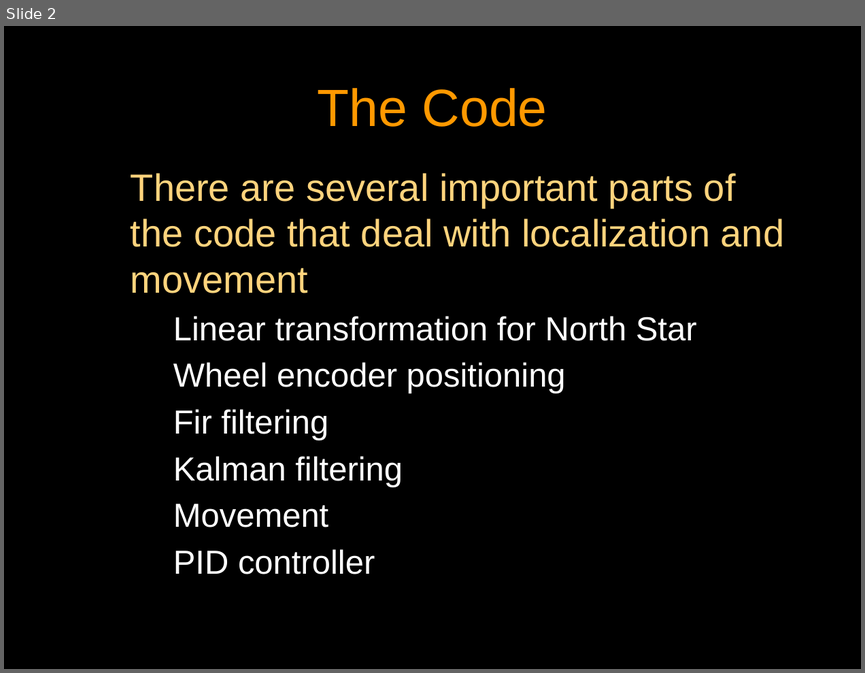
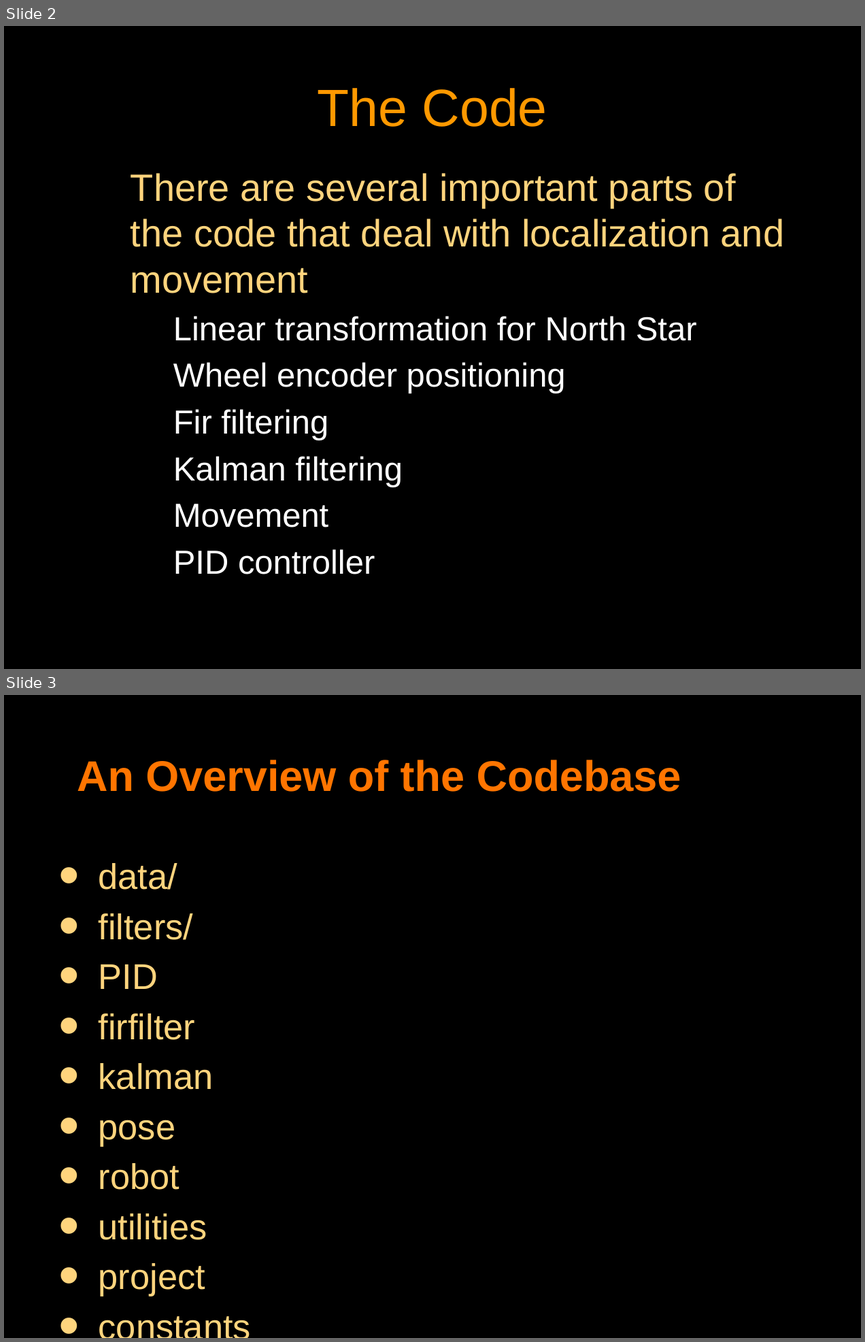
Before and after one commit to griffy/CS1567, a slide deck: project1/presentation/TEAMSUPERAWESOMECOOLKIDS.pptx. Shown one above the other, each under a label of ours: slide 2 before the commit, slides 2 and 3 after it. The pictures are 865x673 and 865x1342 pixels, drawn with LibreOffice and Linux fonts; fonts in the diff are those of the drawing. Boxes give left, top, right and bottom in pixels: in the first picture for what was removed or moved away, otherwise in the second. Text is boxed around its words. In the diff, an @@ line names an element or a change of style, - is before the commit and + after.

Commit message:
update presentation

```diff
--- a/project1/presentation/TEAMSUPERAWESOMECOOLKIDS.pptx
+++ b/project1/presentation/TEAMSUPERAWESOMECOOLKIDS.pptx
@@ slide 3 added at (4, 695, 861, 1338), background #000000 @@
@@ title added at (77, 760, 681, 792), 36 pt, text #FF7500, bold @@
+An Overview of the Codebase
@@ text added at (99, 863, 213, 1296), 30 pt, text #FED47D @@
+• data/
+• filters/
+• PID
+• firfilter
+• kalman
+• pose
+• robot
+• utilities
+• project
+• constants
```
